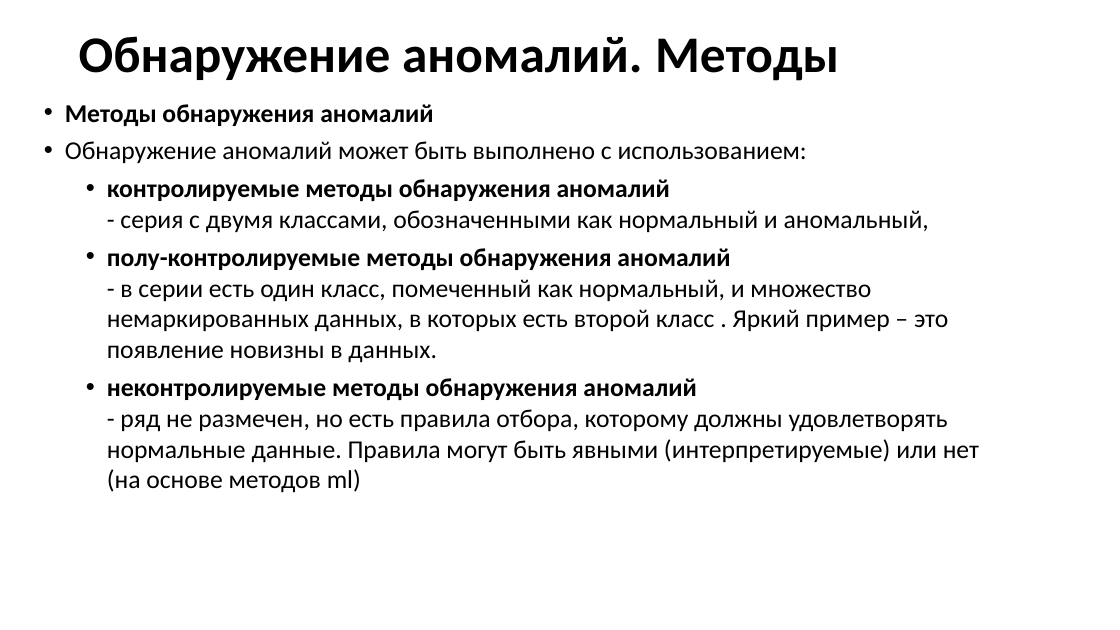
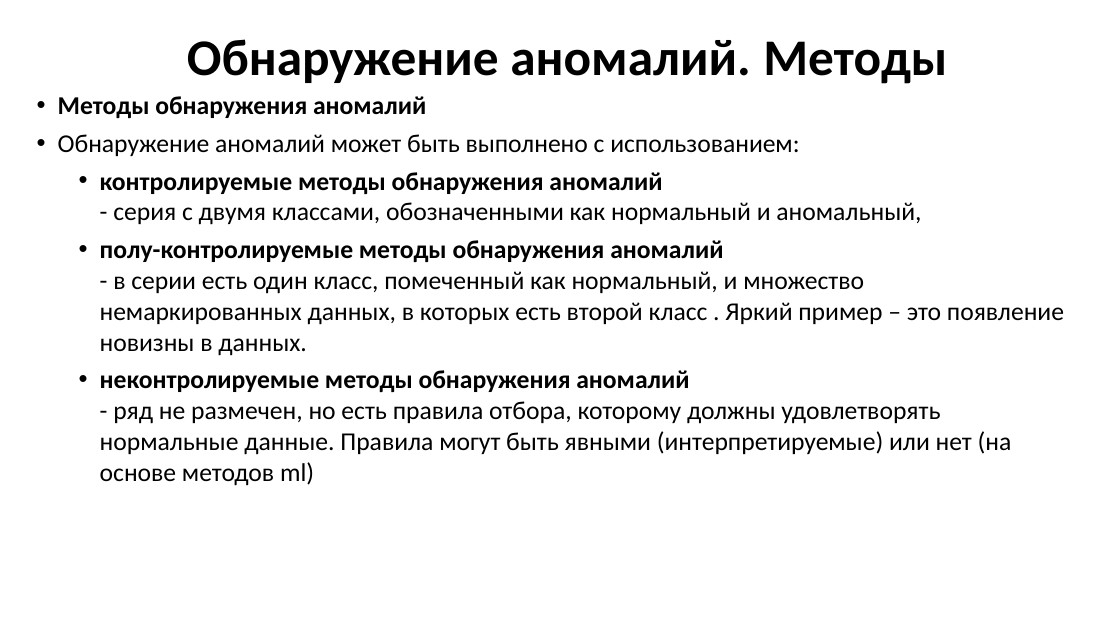
Before and after one commit to MVRonkin/TimeSeriesCourse, a slide deck: slide 9 of 2025/LEC/06-2 Обнаружение аномалий.pptx. Drawn at 1120x630 pixels with LibreOffice and Linux fonts; fonts in the diff are those of the drawing. Boxes give left, top, right and bottom in pixels: in the first picture for what was removed or moved away, otherwise in the second. Text is boxed around its words. In the diff, an @@ line names an element or a change of style, - is before the commit and + after.

```diff
--- a/2025/LEC/06-2 Обнаружение аномалий.pptx
+++ b/2025/LEC/06-2 Обнаружение аномалий.pptx
@@ title "Обнаружение аномалий. Методы": place and size @@
-title "Обнаружение аномалий. Методы" at box(79, 36, 839, 81)
+title "Обнаружение аномалий. Методы" at box(187, 39, 947, 84)
@@ title "Обнаружение аномалий. Методы" at box(187, 39, 947, 84): alignment left to centre @@
@@ text "Методы обнаружения аномалий" rewrapped from box(65, 104, 979, 493) to box(58, 96, 1064, 486) @@
```
Also in this commit, not shown: 10 other slides changed, 1 slide added, 12 other files.
